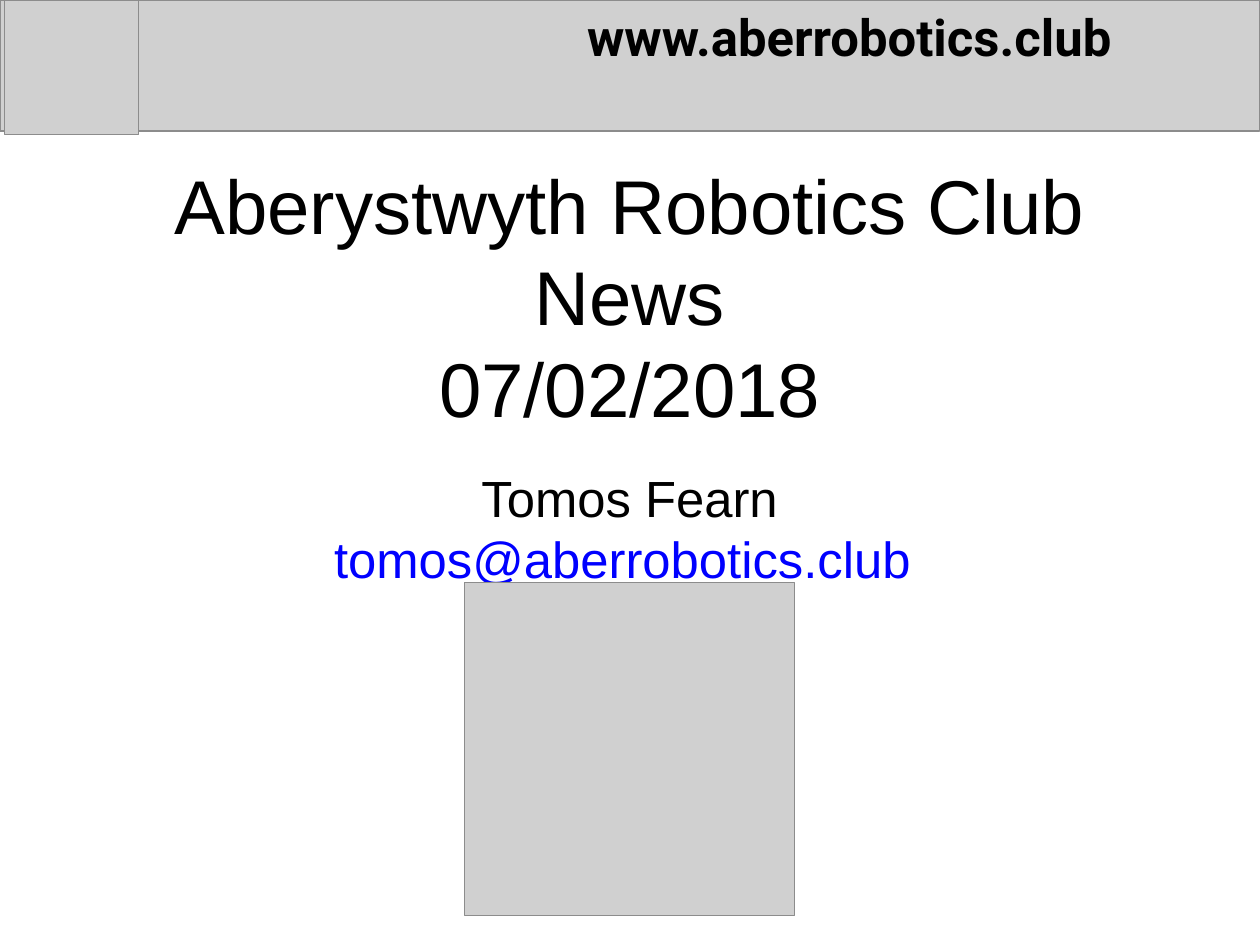
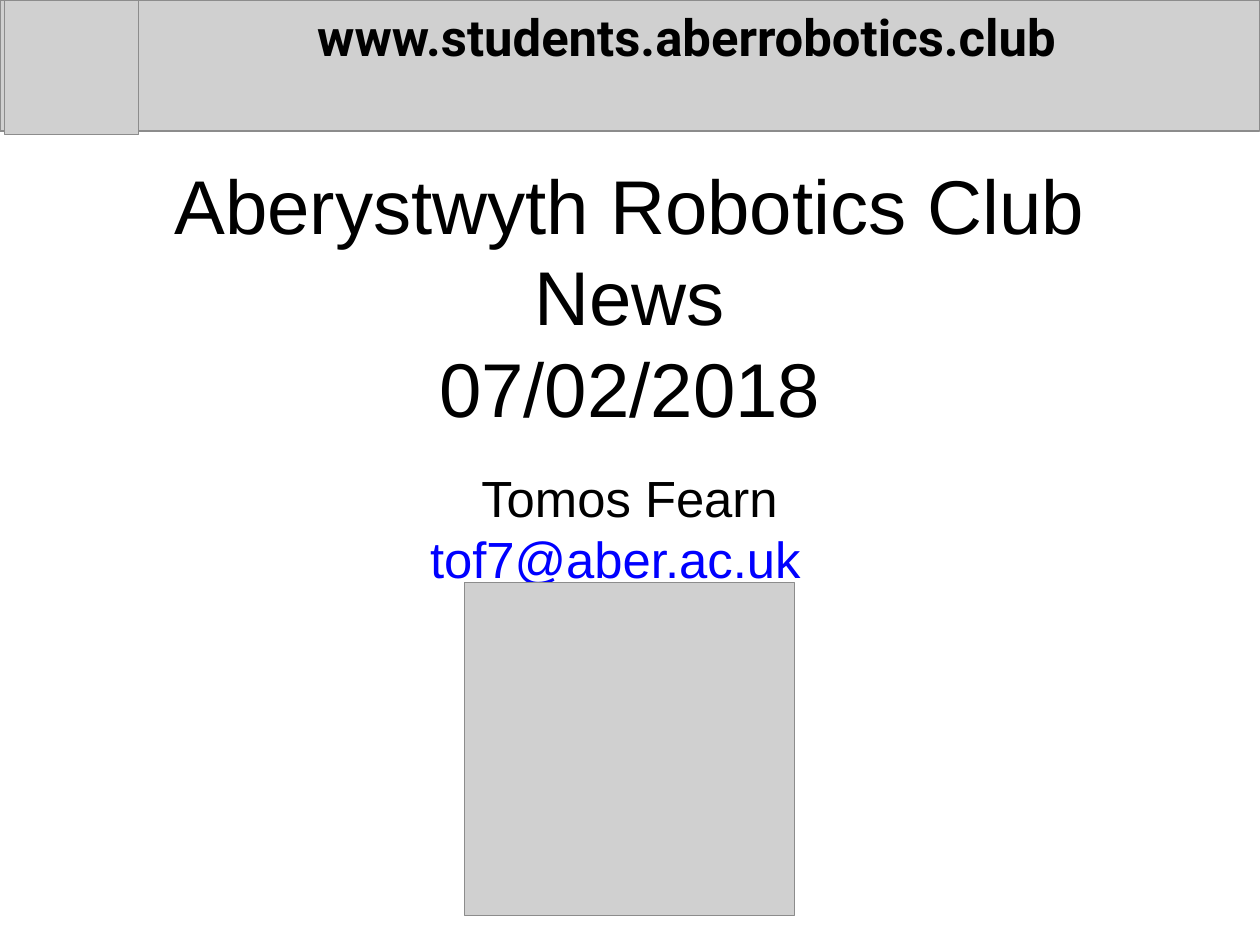
Before and after one commit to arcub/arcub.github.io, a slide deck: slide 1 of news/2018-02-07.pptx. Drawn at 1260x945 pixels with LibreOffice and Linux fonts; fonts in the diff are those of the drawing; grey boxes stand for pictures. Boxes give left, top, right and bottom in pixels: in the first picture for what was removed or moved away, otherwise in the second. Text is boxed around its words. In the diff, an @@ line names an element or a change of style, - is before the commit and + after.

```diff
--- a/news/2018-02-07.pptx
+++ b/news/2018-02-07.pptx
@@ text at (317,18,1055,57): text changed @@
-www.aberrobotics.club
+www.students.aberrobotics.club
@@ text at (430,541,800,589): text changed @@
-tomos@aberrobotics.club
+tof7@aber.ac.uk
```
Also in this commit, not shown: 5 other slides changed, 4 slides added.
